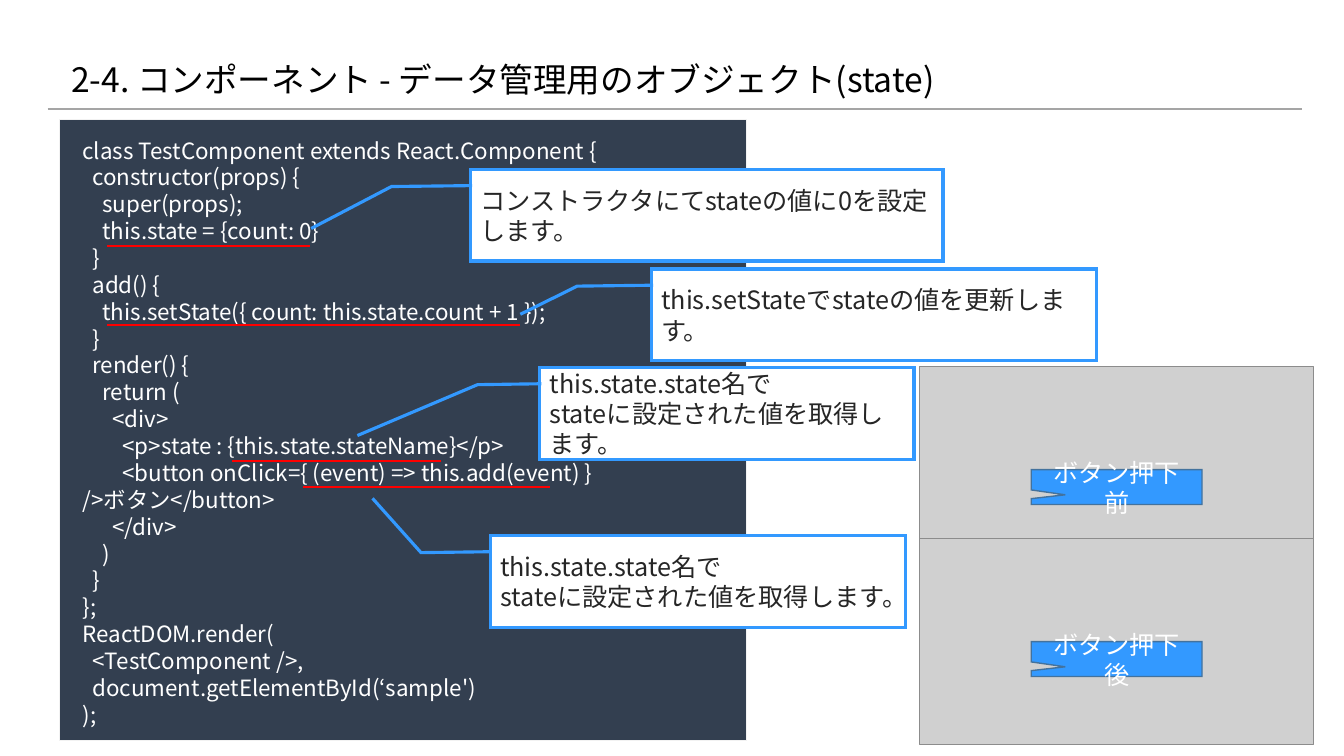
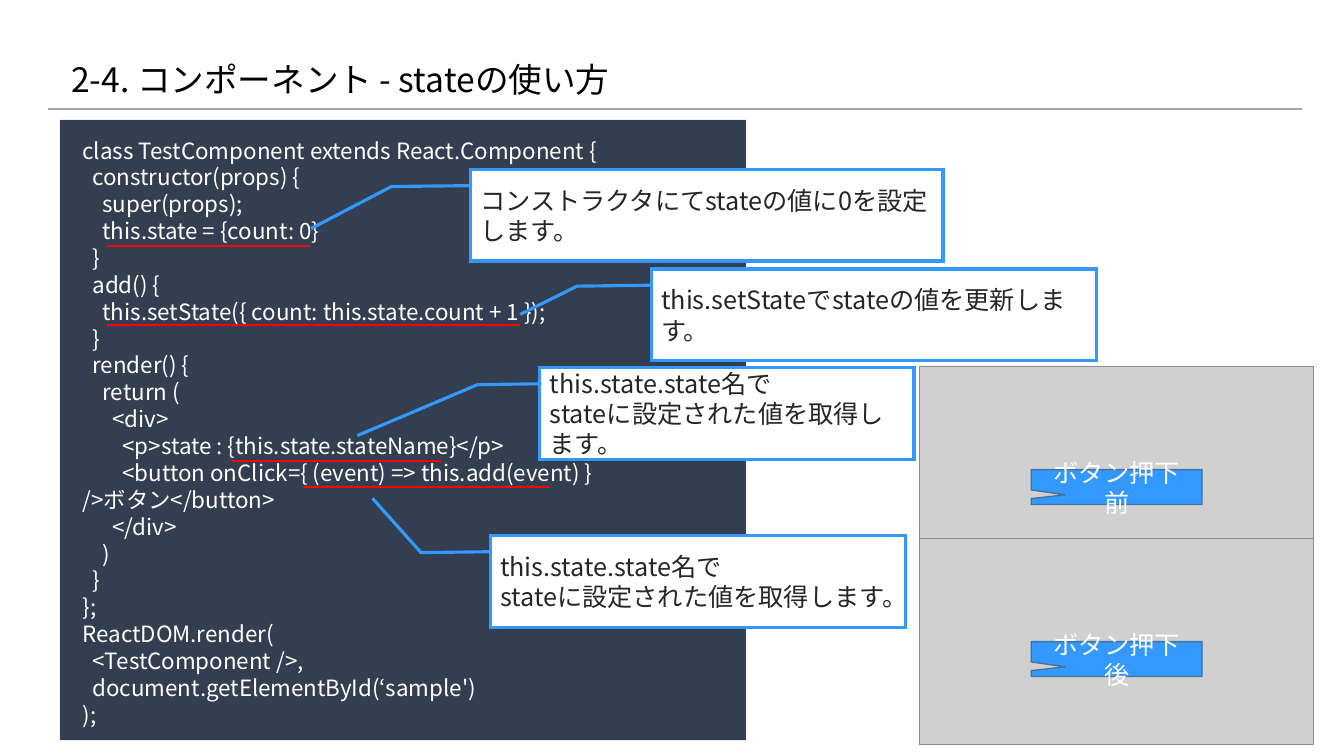
Before and after one commit to 2018SYSTEMI34/diary, a slide deck: slide 7 of doc/02_SlideShare/01.ネタ/２_Reactの基礎/2-4_Reactの基礎知識 ～コンポーネント編～.pptx (slide 6 before the commit). Drawn at 1344x756 pixels with LibreOffice and Linux fonts; fonts in the diff are those of the drawing; grey boxes stand for pictures; background and template pictures are left out. Boxes give left, top, right and bottom in pixels: in the first picture for what was removed or moved away, otherwise in the second. Text is boxed around its words. In the diff, an @@ line names an element or a change of style, - is before the commit and + after.

```diff
--- a/doc/02_SlideShare/01.ネタ/２_Reactの基礎/2-4_Reactの基礎知識 ～コンポーネント編～.pptx
+++ b/doc/02_SlideShare/01.ネタ/２_Reactの基礎/2-4_Reactの基礎知識 ～コンポーネント編～.pptx
@@ title at box(71, 63, 609, 95): text changed @@
-2-4. コンポーネント - データ管理用のオブジェクト(state)
+2-4. コンポーネント - stateの使い方
```
Also in this commit, not shown: 2 other slides changed, 1 slide added, 5 other files.
